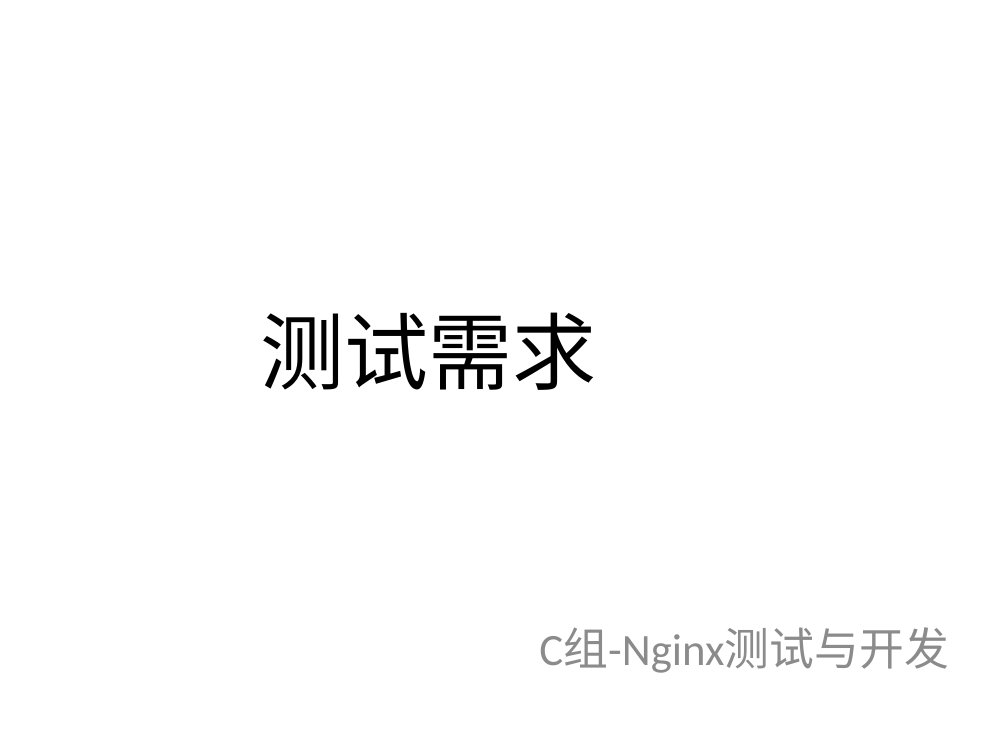
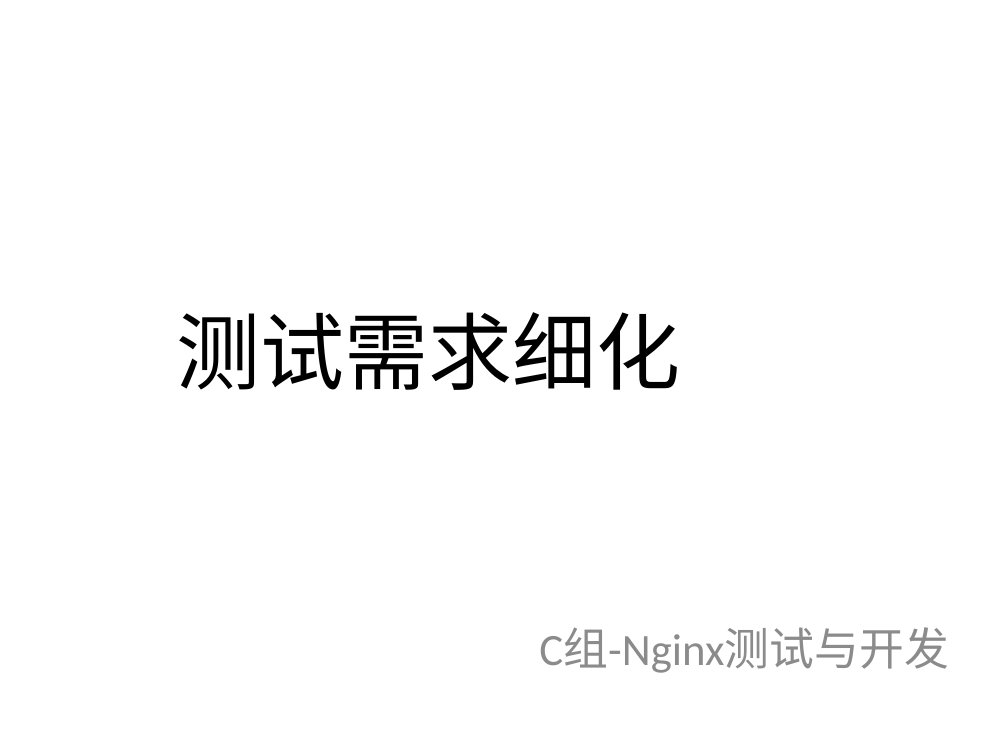
Before and after one commit to bhsei/16TeamC, a slide deck: slide 1 of 2.项目PPT/第十一周进度.pptx. Drawn at 1008x756 pixels with LibreOffice and Linux fonts; fonts in the diff are those of the drawing. Boxes give left, top, right and bottom in pixels: in the first picture for what was removed or moved away, otherwise in the second. Text is boxed around its words. In the diff, an @@ line names an element or a change of style, - is before the commit and + after.

```diff
--- a/2.项目PPT/第十一周进度.pptx
+++ b/2.项目PPT/第十一周进度.pptx
@@ title at [176, 312, 680, 390]: text changed @@
-测试需求
+测试需求细化
```
Also in this commit, not shown: 1 other slide changed, 4 slides added, 1 slide removed.
